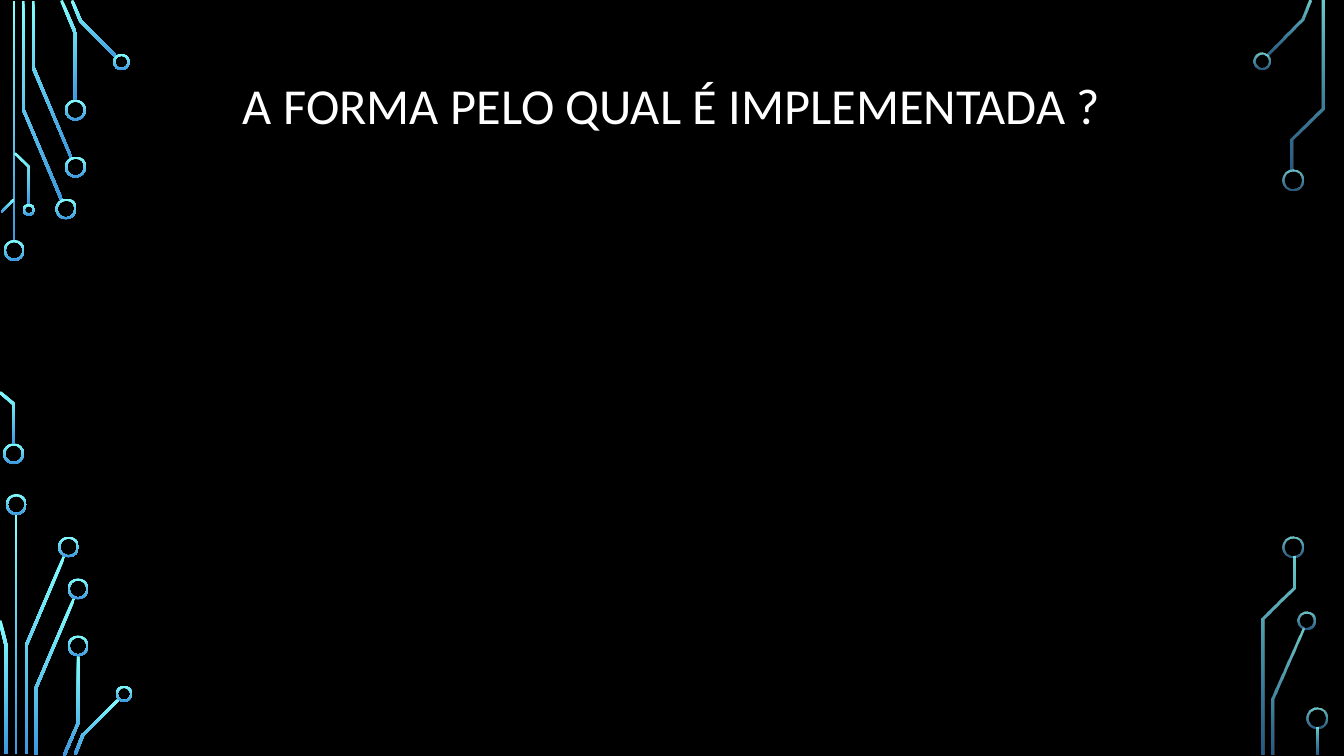
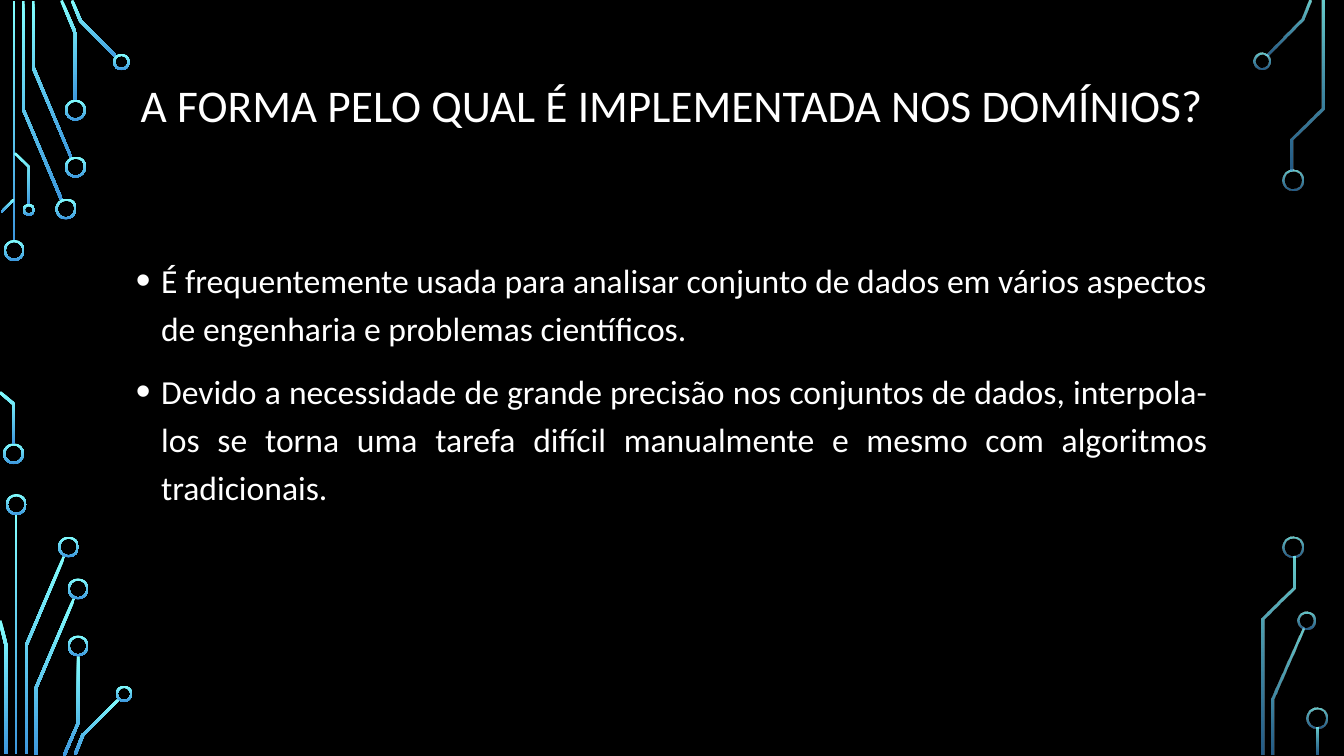
Before and after one commit to IbukunChife/AlgebraLine, a slide deck: slide 9 of RechercheInterpolaçãoSpline/InterpolaçãoSplineCubica.pptx. Drawn at 1344x756 pixels with LibreOffice and Linux fonts; fonts in the diff are those of the drawing; background and template pictures are left out. Boxes give left, top, right and bottom in pixels: in the first picture for what was removed or moved away, otherwise in the second. Text is boxed around its words. In the diff, an @@ line names an element or a change of style, - is before the commit and + after.

```diff
--- a/RechercheInterpolaçãoSpline/InterpolaçãoSplineCubica.pptx
+++ b/RechercheInterpolaçãoSpline/InterpolaçãoSplineCubica.pptx
@@ title at [141, 84, 1203, 128]: text changed; size 36 to 32.4 pt @@
-A FORMA PELO QUAL É IMPLEMENTADA ?
+A FORMA PELO QUAL É IMPLEMENTADA NOS DOMÍNIOS?
@@ text added at [161, 265, 1207, 501], 24 pt, text #FFFFFF @@
+• É frequentemente usada para analisar conjunto de dados em vários aspectos de engenharia e problemas científicos.
+• Devido a necessidade de grande precisão nos conjuntos de dados, interpola-los se torna uma tarefa difícil manualmente e mesmo com algoritmos tradicionais.
```
Also in this commit, not shown: 1 other slide changed, 1 slide removed.
